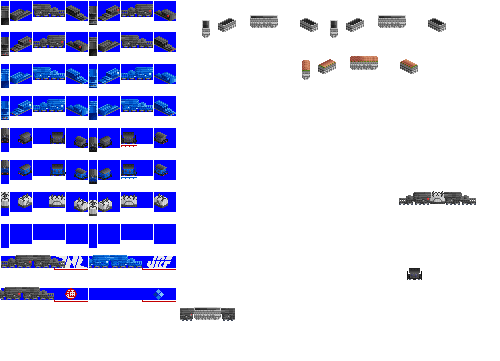
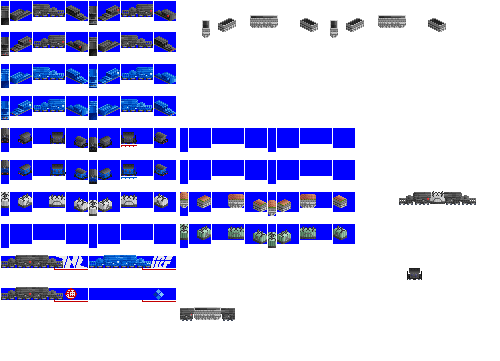
Two versions of the same layered image (w=500, h=361). Layer-by-layer changes:
painted on "load" over [180, 56, 418, 248]
painted on "wheels" over [1, 13, 153, 300]
painted on "shiki black" over [0, 4, 153, 300]
painted on "shiki blue" over [33, 67, 153, 268]
painted on "Pasted Layer" over [180, 128, 355, 248]
